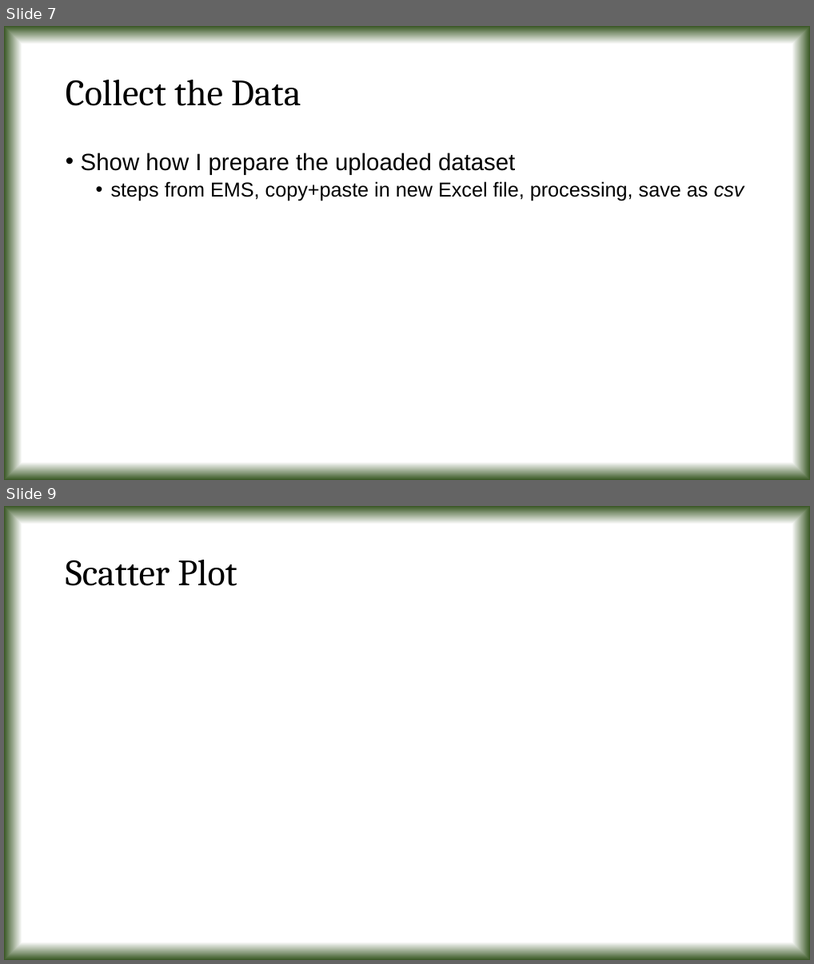
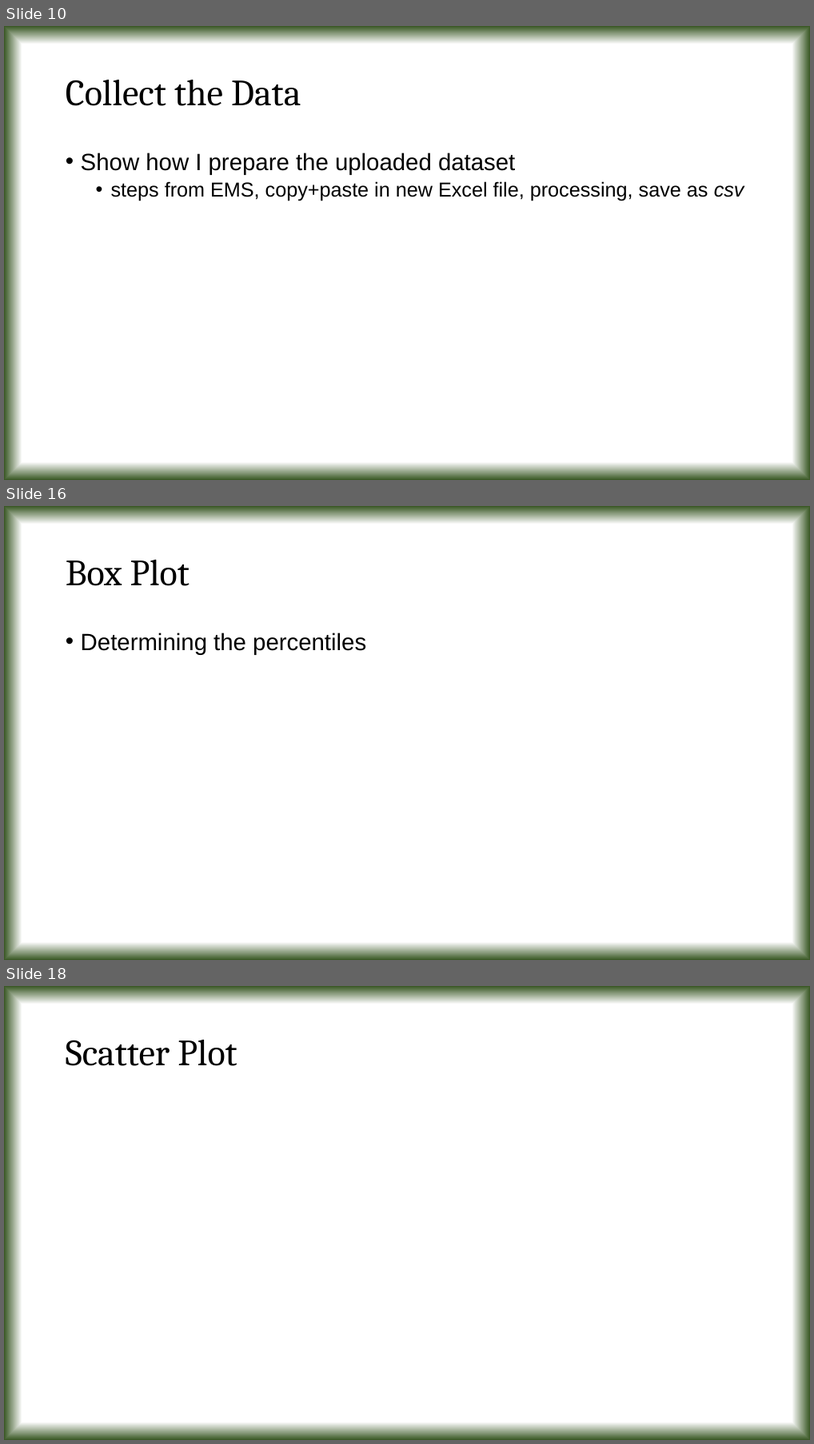
Before and after one commit to tanmoyie/Applied-Statistics, a slide deck: Projects & Dataset/Presentation on Python projects in Applied Statistics.pptx. Shown one above the other, each under a label of ours: slides 7 and 9 before the commit, slides 10, 16 and 18 after it; the slides between them are not shown. The pictures are 814x964 and 814x1444 pixels, drawn with LibreOffice and Linux fonts; fonts in the diff are those of the drawing. Boxes give left, top, right and bottom in pixels: in the first picture for what was removed or moved away, otherwise in the second. Text is boxed around its words. In the diff, an @@ line names an element or a change of style, - is before the commit and + after.

```diff
--- a/Projects & Dataset/Presentation on Python projects in Applied Statistics.pptx
+++ b/Projects & Dataset/Presentation on Python projects in Applied Statistics.pptx
@@ slide 16 added at (4,506,810,960), background gradient #FFFFFF to #385723 @@
@@ title added at (66,560,190,586), 44 pt, text #000000 @@
+Box Plot
@@ text added at (81,632,366,655), 28 pt, text #000000 @@
+• Determining the percentiles
@@ what was slide 7 is now slide 10 @@
@@ what was slide 9 is now slide 18 @@
```
Also in this commit, not shown: 3 slides changed, 8 other slides added, 2 other files.
